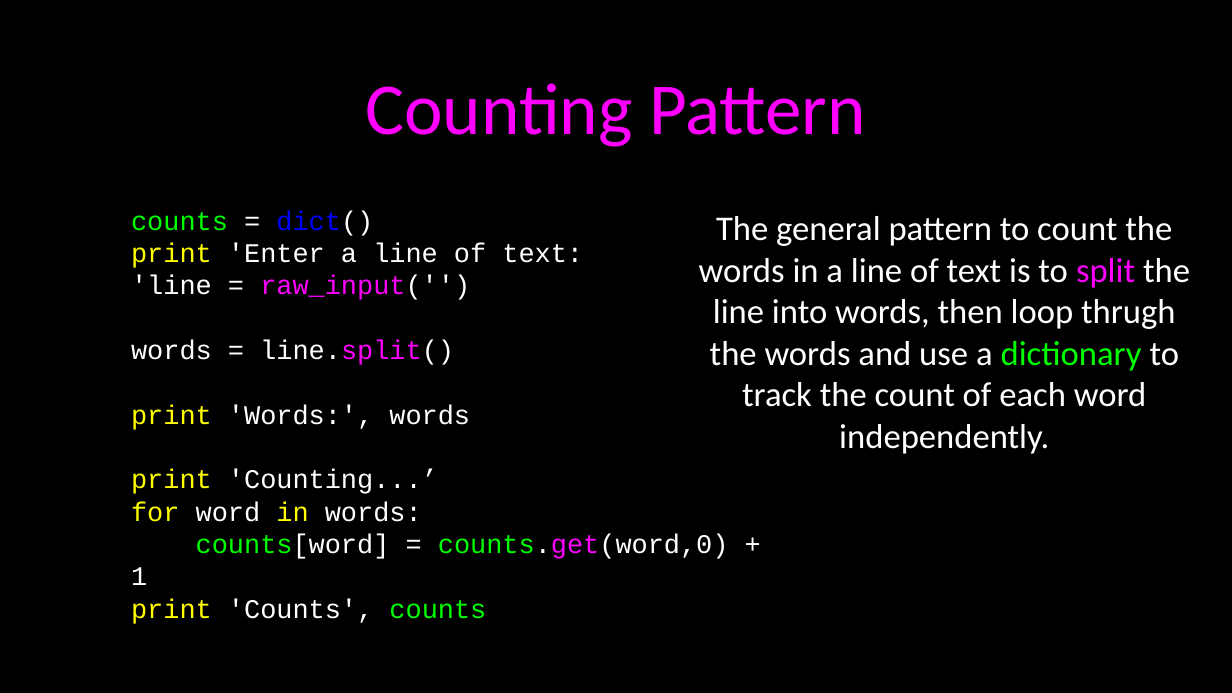
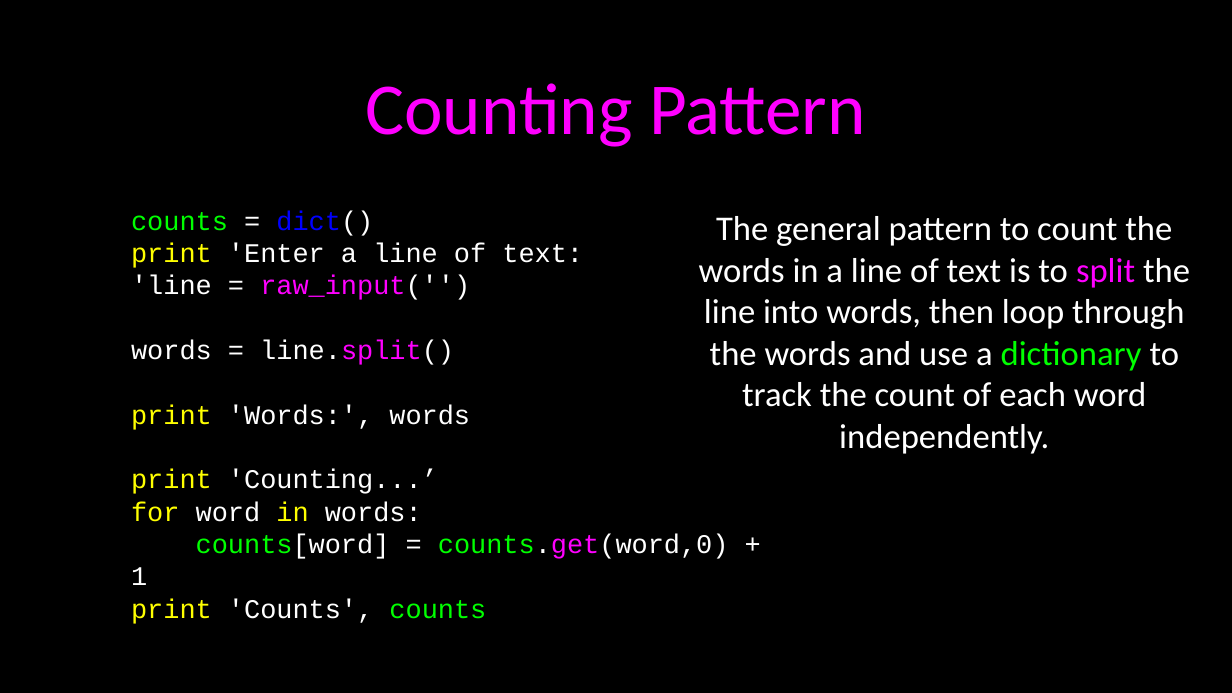
Before and after one commit to csev/py4e, a slide deck: slide 23 of lectures/Py4Inf-09-Dictionaries.ppt. Drawn at 1232x693 pixels with LibreOffice and Linux fonts; fonts in the diff are those of the drawing. Boxes give left, top, right and bottom in pixels: in the first picture for what was removed or moved away, otherwise in the second. Text is boxed around its words. In the diff, an @@ line names an element or a change of style, - is before the commit and + after.

```diff
--- a/lectures/Py4Inf-09-Dictionaries.ppt
+++ b/lectures/Py4Inf-09-Dictionaries.ppt
@@ text at (x1=699, y1=216, x2=1190, y2=454): text changed @@
-The general pattern to count the words in a line of text is to split the line into words, then loop thrugh the words and use a dictionary to track the count of each word independently.
+The general pattern to count the words in a line of text is to split the line into words, then loop through the words and use a dictionary to track the count of each word independently.
```
Also in this commit, not shown: 1 other slide changed, 2 other files.
